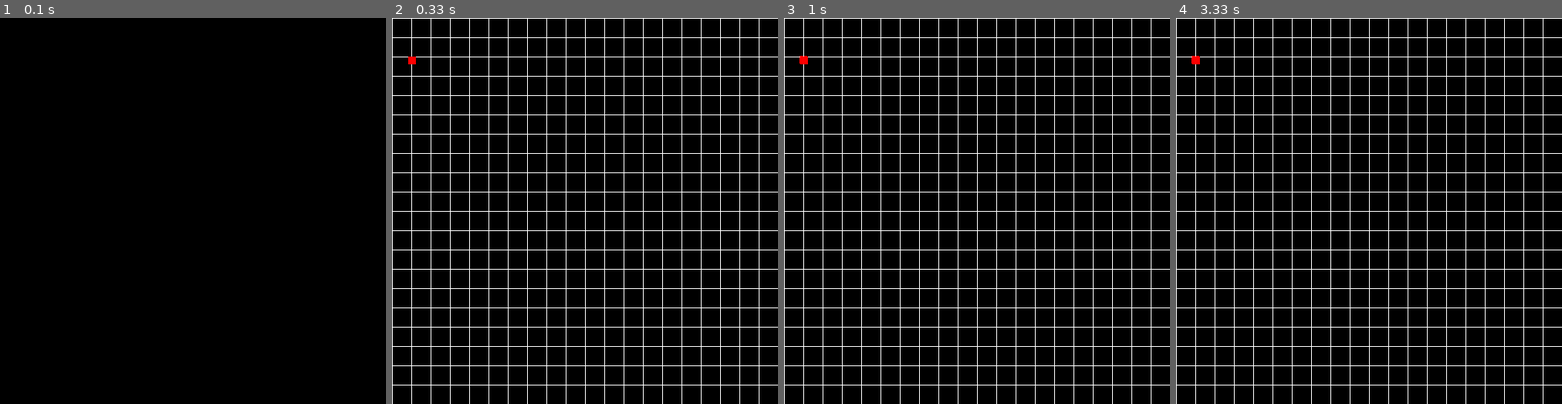
Above: before the commit, frames 1-4 (left to right).
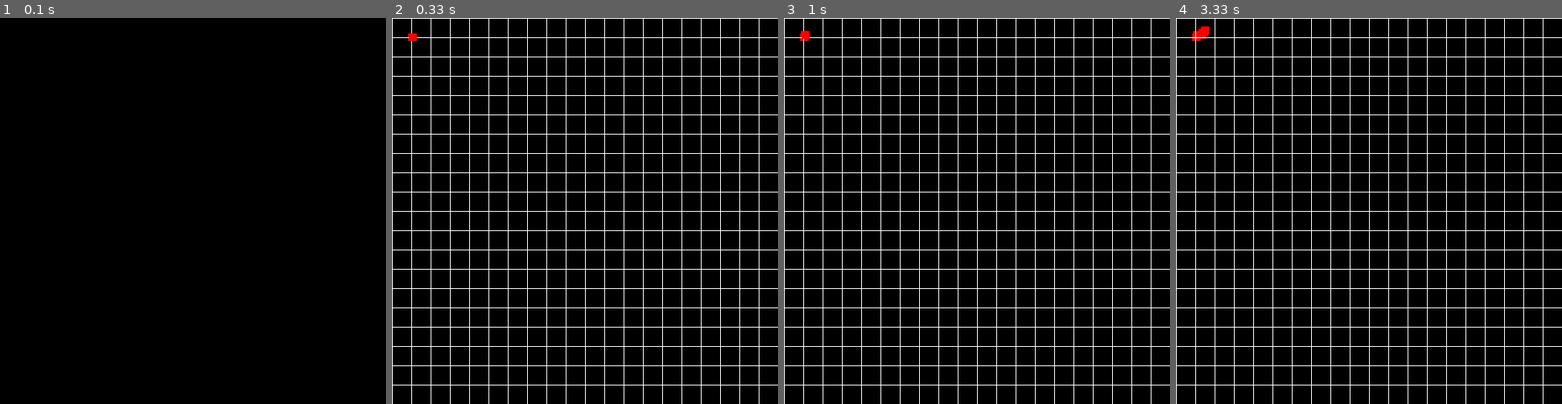
Above: after the commit, the same moments.

Repository: Jakub93-vim/PyGame
Game: pygame game, started from SnakeGame.py
Two runs of this game, one before a commit and one after it. Both use one fixed random seed, a clock stepped at 60 frames per second and the inputs below.
Inputs:
- Up to frame 1 (0.1 s): no input
- Up to frame 2 (0.33 s): no input
- Up to frame 3 (1 s): hold Up 0.33-0.8 s; hold Left from 0.83 s (still down)
- Up to frame 4 (3.33 s): release Left at 1.37 s; hold Up 1.83-2.23 s; hold Left 2.27-2.73 s; hold Up 2.77-3.17 s; hold Left from 3.2 s (still down)

Frame 1 is identical in both runs. In frame 2, less than 0.1% of the frame differs, in the area x 4-7%, y 4-12%; in frame 3, 0.1%; in frame 4, 0.2%, in the area x 4-9%, y 2-12%.

Commit message:
snake moving

Diff:
--- a/SnakeGame.py
+++ b/SnakeGame.py
@@ -16,14 +16,17 @@
         self.color = color
         self.dirnx = dirnx
         self.dirny = dirny
+        self.pos = [20,20]
 
     def move(self, dirnx, dirny):
 
-        pass
+        self.pos[0] += dirnx
+        self.pos[1] += dirny
 
     def draw(self, surface):
 
-        pygame.draw.rect(surface, self.color, ((20 + c.dirnx ,50 + c.dirny),(10,10)))
+
+        pygame.draw.rect(surface, self.color, ((self.pos[0],self.pos[1]),(10,10)))
 
 class snake(object):
 
@@ -45,7 +48,7 @@
             if keys[pygame.K_UP]:
                 c.dirnx = 0
                 c.dirny = -1
-        pass
+        c.move(c.dirnx,c.dirny)
 
     def draw(self, surface):
 
